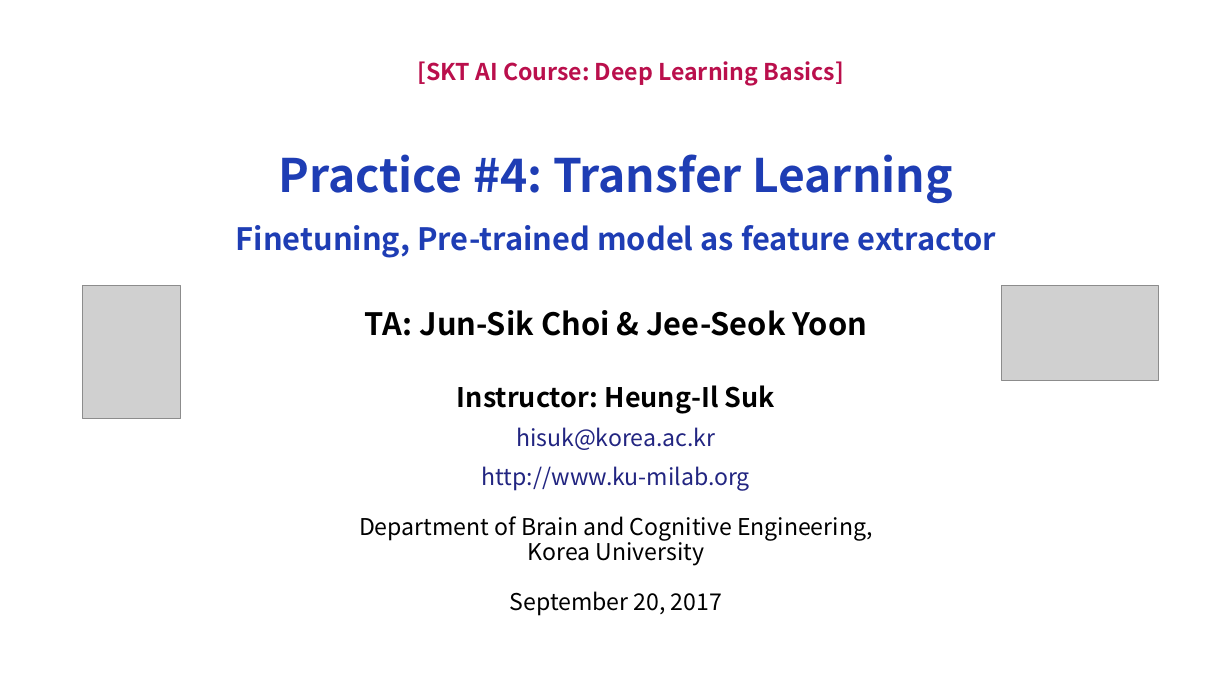
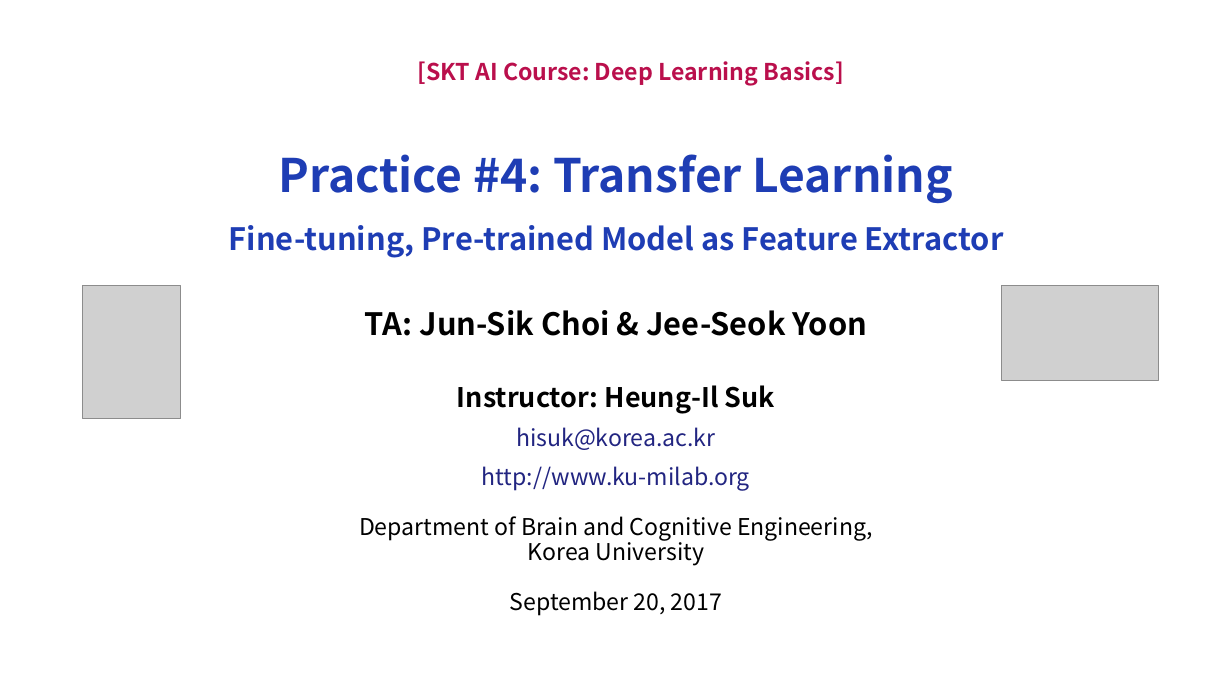
Before and after one commit to ku-milab/DeepLearningTutorial, a slide deck: slide 1 of lecture_slides/Practice/Practice#4_SKT_Deep_Learning_Lecture.pptx. Drawn at 1232x693 pixels with LibreOffice and Linux fonts; fonts in the diff are those of the drawing; grey boxes stand for pictures. Boxes give left, top, right and bottom in pixels: in the first picture for what was removed or moved away, otherwise in the second. Text is boxed around its words. In the diff, an @@ line names an element or a change of style, - is before the commit and + after.

Commit message:
Update Practice slides

```diff
--- a/lecture_slides/Practice/Practice#4_SKT_Deep_Learning_Lecture.pptx
+++ b/lecture_slides/Practice/Practice#4_SKT_Deep_Learning_Lecture.pptx
@@ title at [229, 154, 1004, 258]: text changed @@
-Practice #4: Transfer Learning
-Finetuning, Pre-trained model as feature extractor
+Practice #4: Transfer Learning
+Fine-tuning, Pre-trained Model as Feature Extractor
```
Also in this commit, not shown: 8 other slides changed, 4 other files.
